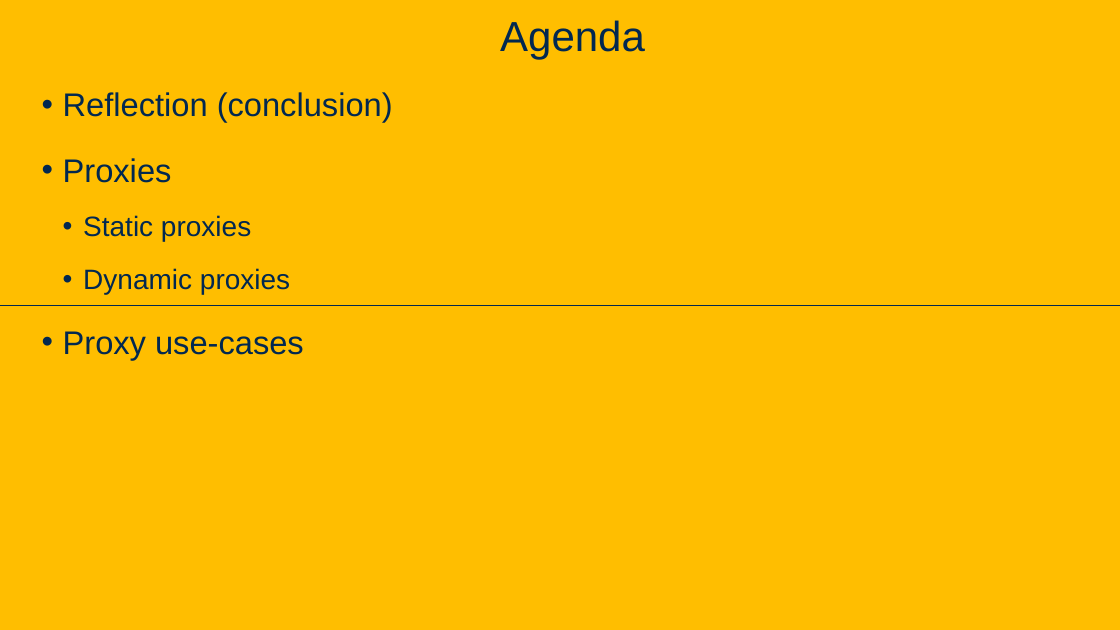
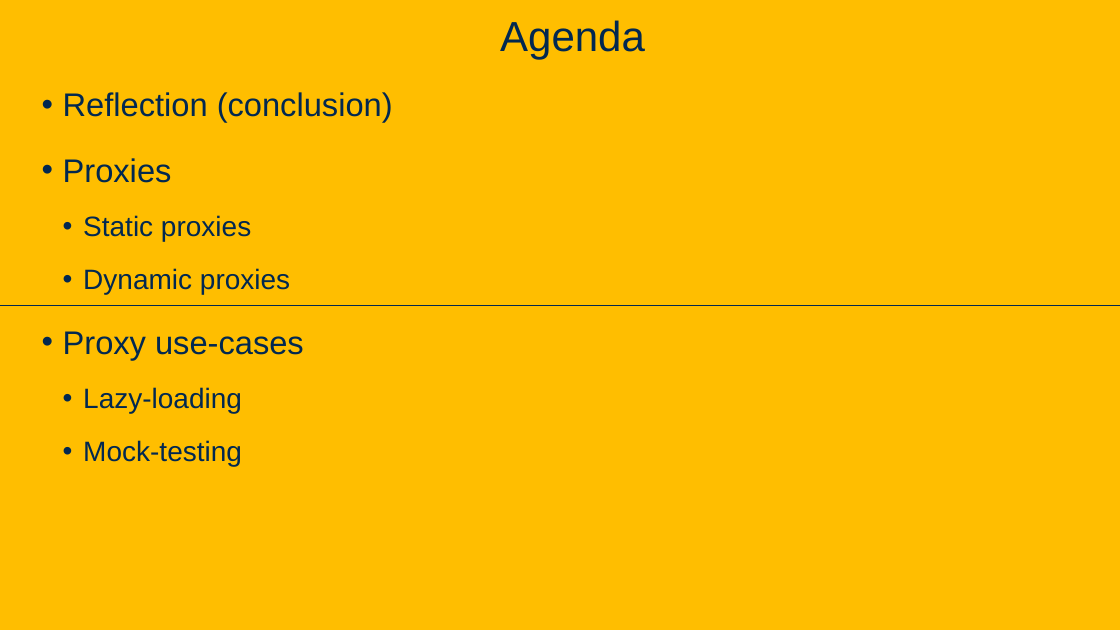
Before and after one commit to davsec-teaching/ecs160-f25, a slide deck: slide 67 of slides/5_annotations_and_reflection.pptx. Drawn at 1120x630 pixels with LibreOffice and Linux fonts; fonts in the diff are those of the drawing; background and template pictures are left out. Boxes give left, top, right and bottom in pixels: in the first picture for what was removed or moved away, otherwise in the second. Text is boxed around its words. In the diff, an @@ line names an element or a change of style, - is before the commit and + after.

Commit message:
updates

```diff
--- a/slides/5_annotations_and_reflection.pptx
+++ b/slides/5_annotations_and_reflection.pptx
@@ text at (x1=83, y1=387, x2=242, y2=467): paragraphs added @@
+  • Lazy-loading
+  • Mock-testing
```
